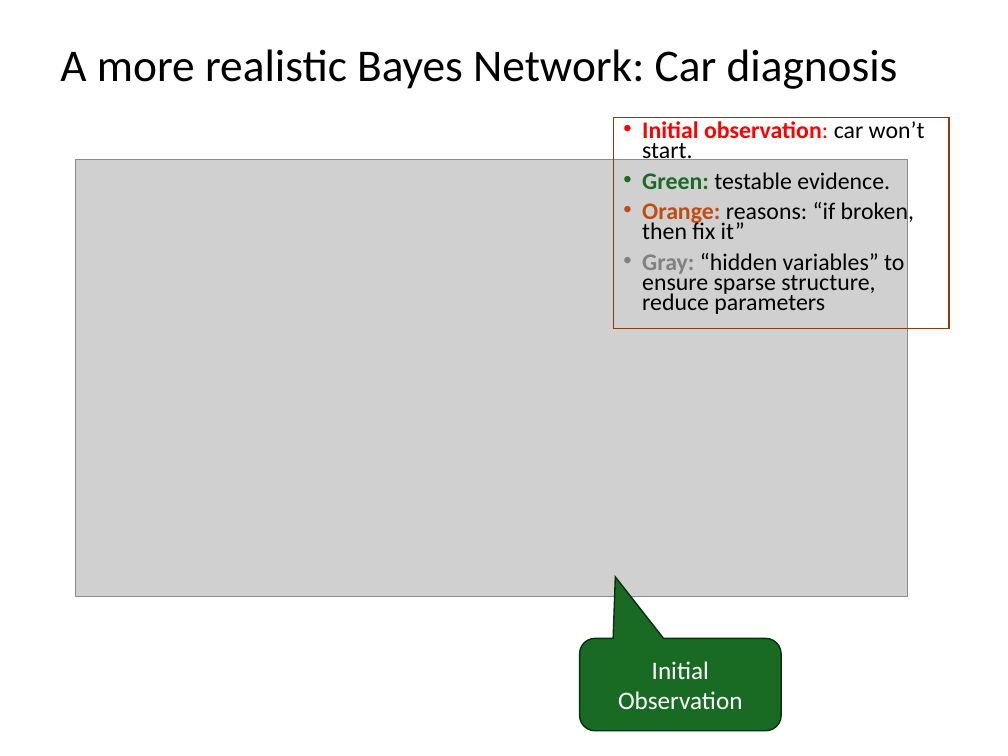
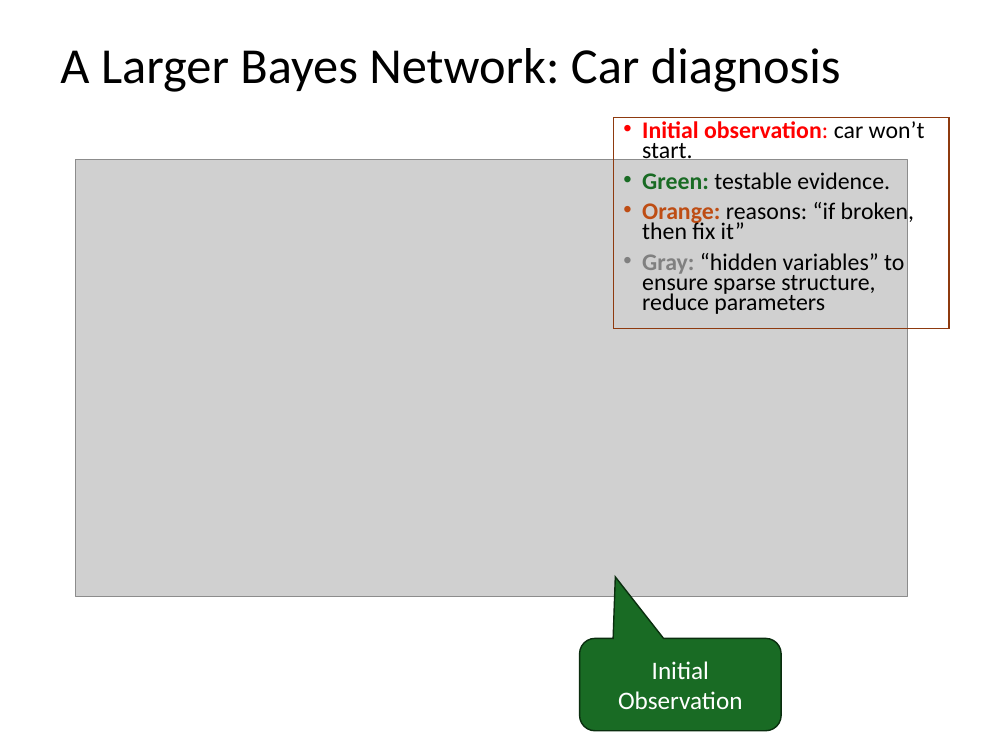
Before and after one commit to mhahsler/CS7320-AI, a slide deck: slide 19 of slides/13_bayes_nets.pptx. Drawn at 1008x756 pixels with LibreOffice and Linux fonts; fonts in the diff are those of the drawing; grey boxes stand for pictures. Boxes give left, top, right and bottom in pixels: in the first picture for what was removed or moved away, otherwise in the second. Text is boxed around its words. In the diff, an @@ line names an element or a change of style, - is before the commit and + after.

```diff
--- a/slides/13_bayes_nets.pptx
+++ b/slides/13_bayes_nets.pptx
@@ title at (x1=60, y1=48, x2=841, y2=92): text changed; size 32.4 to 36 pt @@
-A more realistic Bayes Network: Car diagnosis
+A Larger Bayes Network: Car diagnosis
```
Also in this commit, not shown: 19 other slides changed, 16 other files.
